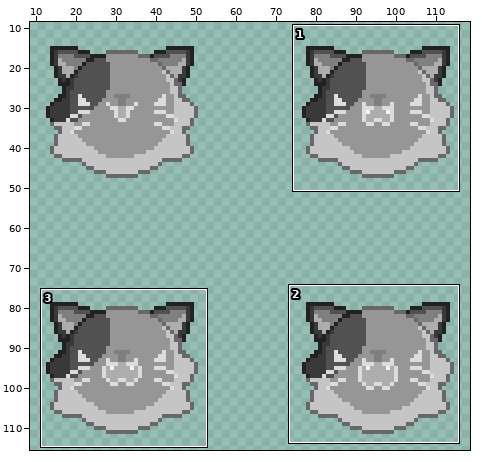
A sprite sheet gets an edit: assets/anim/cat_attack.png. Above, an overview of the earlier version with the close-up marked.
Close-up. First the earlier version:
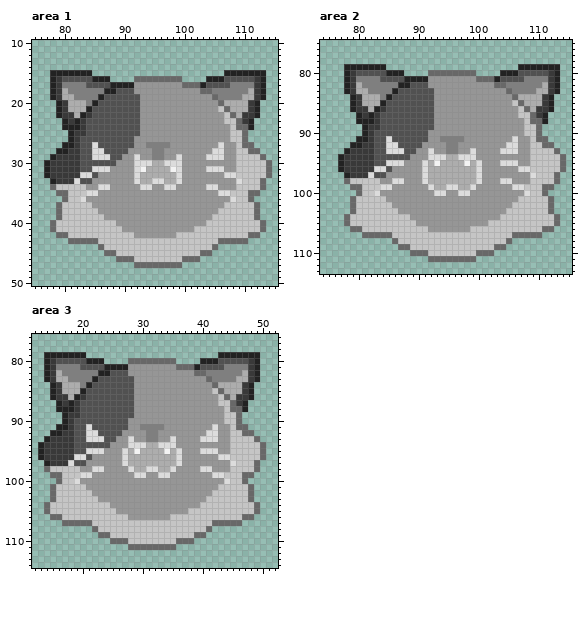
The file is 128x128 pixels. Shown: area 1: x 75..115, y 10..50; area 2: x 74..115, y 75..113; area 3: x 12..52, y 76..114. The wide view leaves out empty margins.
The result:
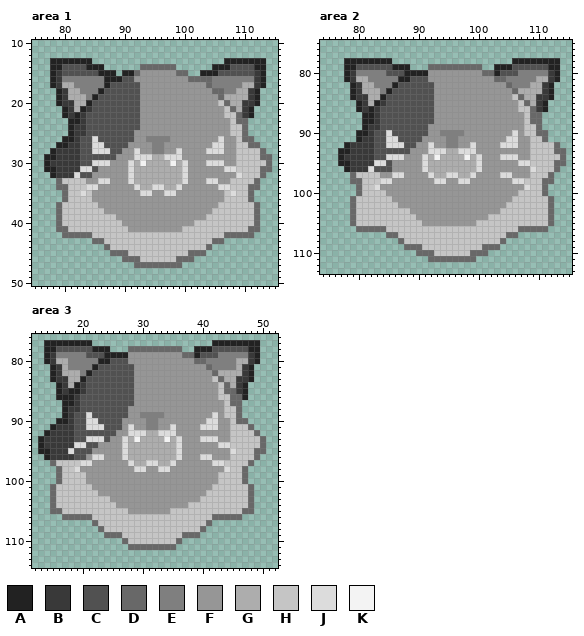
Palette (. is transparent): A #222222  B #393939  C #515151  D #686868  E #7f7f7f  F #969696  G #adadad  H #c5c5c5  J #dcdcdc  K #f3f3f3
What changed:
Area 1:
y 13: x 78..84 ....... -> AAAAAAA; x 107..113 ....... -> AAAAAAA
y 14: x 78..86 ......... -> AACCCCAAA; x 93..98 ...... -> DDDDDD; x 105..113 ......... -> AAACCCCAA
y 15: x 79..88 AAAAAA.... -> BCCCCCCAAA; x 90..100 ........... -> AADFFFFFFDD; x 103..112 ....AAAAAA -> AAACCCCCCB
y 16: x 80..86 CCCCCAA -> EEEEEEE; x 88..111 ....DDDDDDDD....AAACCCCC -> AACCFFFFFFFFFDDDDEEEEEEE
y 17: x 80..81 EE -> GG; x 84..92 CCCCAAAAF -> EEEACCCCC; x 100..107 DDDACCCC -> FFFFDEEE; x 110..111 EE -> GG
y 18: x 78..82 ABGEE -> .ABGG; x 86..88 EAA -> ACC; x 92 F -> C; x 103..106 DDEE -> FFDD; x 109..113 EEGBA -> GGBA.
y 19: x 78..80 ABG -> .AB; x 82..83 EE -> GG; x 85..86 EA -> AC; x 105..109 DEEEE -> FDGGG; x 111..113 GBA -> BA.
y 20: x 81 G -> B; x 84..85 EA -> AC; x 106..107 DG -> HD; x 110 G -> B
y 21: x 79..81 ABG -> .AB; x 83..84 GA -> AB; x 106..108 HDG -> FHD; x 110..112 GBA -> BA.
y 22: x 79..80 AB -> .A; x 82..84 GAB -> ABC; x 108..109 DG -> HD; x 111..112 BA -> A.
y 23: x 80..81 AB -> .A; x 107 H -> F; x 110..111 BA -> D.
y 24: x 80 A -> .; x 82 A -> B; x 109 D -> H; x 111 A -> .
y 25: x 92 C -> F
y 26: x 80 . -> A; x 85 C -> J; x 94..97 FFFF -> EEEE; x 106 F -> J; x 108 H -> F; x 111 . -> D
y 27: x 79 . -> A; x 81 A -> B; x 86 C -> J; x 91 C -> F; x 94 E -> F; x 97 E -> F; x 105 F -> J; x 110 D -> H; x 112 . -> D
y 28: x 78..80 .AA -> ABB; x 87 C -> J; x 90 C -> F; x 92 F -> J; x 99 F -> J; x 104 F -> J; x 111..113 DD. -> HHD
y 29: x 77 . -> A; x 85..87 JJJ -> CCC; x 89 C -> F; x 93..98 FFEEFF -> JJGGJJ; x 104..106 JJJ -> FFF; x 114 . -> D
y 30: x 85..88 CCCC -> JJJF; x 91..94 FJJJ -> JGKG; x 97..100 JJJF -> GKGJ; x 104..106 FFF -> JJJ
y 31: x 78 B -> A; x 83..87 CCJJJ -> JJCFF; x 91..93 FJK -> JGG; x 98..100 KJF -> GGJ; x 104..108 JJJFF -> FFFJJ; x 113 H -> D
y 32: x 77..78 AB -> .A; x 82..85 BJJC -> JCCF; x 91..92 FJ -> JG; x 99..100 JF -> GJ; x 107..109 JJH -> FFJ; x 113..114 HD -> D.
y 33: x 78..84 ABBBJCC -> .DHHHHF; x 86..87 FF -> JJ; x 91..92 FJ -> JG; x 95..96 JJ -> GG; x 99..100 JF -> GJ; x 104..105 FF -> JJ; x 108..109 FJ -> HH; x 112..113 HD -> D.
y 34: x 78..80 DHH -> .DD; x 84..87 FFJJ -> JJFF; x 92..99 FJJFFJJF -> JGGJJGGJ; x 104..108 JJFFF -> FFJJH; x 111..113 HHD -> DD.
y 35: x 79 D -> .; x 83..85 HJJ -> JHF; x 93..94 FF -> JJ; x 97..98 FF -> JJ; x 106..108 JJH -> FHJ; x 112 D -> .
y 36: x 83..84 JF -> HH; x 107..108 FJ -> HH
y 37: x 85 F -> H; x 106 F -> H
y 38: x 86 F -> H; x 105 F -> H
y 39: x 87..88 FF -> HH; x 104 F -> H
y 40: x 78..79 DH -> .D; x 89 F -> H; x 102..103 FF -> HH; x 112..113 HD -> D.
y 41: x 78..80 DHH -> .DD; x 90 F -> H; x 100..101 FF -> HH; x 111..113 HHD -> DD.
y 42: x 79 D -> .; x 81..84 HHHH -> DDDD; x 92..98 FFFFFFF -> HHHHHHH; x 107..110 HHHH -> DDDD; x 112 D -> .
y 43: x 81..84 DDDD -> ....; x 86 H -> D; x 105 H -> D; x 107..110 DDDD -> ....
y 44: x 86..87 DH -> .D; x 104..105 HD -> D.
y 45: x 87 D -> .; x 89..90 HH -> DD; x 101..102 HH -> DD; x 104 D -> .
y 46: x 89 D -> .; x 92 H -> D; x 99 H -> D; x 102 D -> .
Area 2:
y 78: x 78..85 ........ -> AAAAAAAA; x 106..113 ........ -> AAAAAAAA
y 79: x 80..88 AAAAA.... -> CCCCCCAAA; x 92..100 ......... -> DDDDDDDDD; x 103..111 ....AAAAA -> AAACCCCCC
y 80: x 80..111 CCCCCAAA....DDDDDDDD....AAACCCCC -> EEEEECCCAAAAFFFFFFFFFDDACCCEEEEE
y 81: x 80..81 EE -> GG; x 84..87 CCCC -> EEEA; x 89..91 AAA -> CCC; x 100..107 DDDACCCC -> FFFDDEEE; x 110..111 EE -> GG
y 82: x 78..82 ABGEE -> .ABGG; x 86..88 EAA -> ACC; x 92 F -> C; x 103..105 DDE -> FFD; x 109..113 EEGBA -> GGBA.
y 83: x 78..80 ABG -> .AB; x 82..83 EE -> GG; x 85..86 EA -> AC; x 105..109 DEEEE -> FDGGG; x 111..113 GBA -> BA.
y 84: x 81 G -> B; x 84..85 EA -> AC; x 106..107 DG -> HD; x 110 G -> B
y 85: x 79..81 ABG -> .AB; x 83..84 GA -> AB; x 106..108 HDG -> FHD; x 110..112 GBA -> BA.
y 86: x 79..80 AB -> .A; x 82..84 GAB -> ABC; x 108..109 DG -> HD; x 111..112 BA -> A.
y 87: x 80..81 AB -> .A; x 107 H -> F; x 110..111 BA -> D.
y 88: x 80 A -> .; x 111 A -> .
y 89: x 92 C -> F
y 90: x 80 . -> A; x 85 C -> J; x 94..97 FFFF -> EEEE; x 106 F -> J; x 111 . -> D
y 91: x 81 A -> B; x 86 C -> J; x 91 C -> F; x 94 E -> F; x 97 E -> F; x 105 F -> J; x 110 D -> H
y 92: x 78..80 .AA -> ABB; x 87 C -> J; x 90 C -> F; x 92 F -> J; x 99 F -> J; x 104 F -> J; x 111..113 DD. -> HHD
y 93: x 77 . -> A; x 85..87 JJJ -> CCC; x 89 C -> F; x 93..98 FFEEFF -> JJGGJJ; x 104..106 JJJ -> FFF; x 114 . -> D
y 94: x 85..88 CCCC -> JJJF; x 91..94 FJJJ -> JGKG; x 97..100 JJJF -> GKGJ; x 104..106 FFF -> JJJ
y 95: x 78 B -> A; x 83..87 CCJJJ -> JJCFF; x 93 K -> G; x 98 K -> G; x 104..108 JJJFF -> FFFJJ; x 113 H -> D
y 96: x 77..78 AB -> .A; x 82..84 BJJ -> JCC; x 107..109 JJH -> FFJ; x 113..114 HD -> D.
y 97: x 78..84 ABBBJCC -> .DHHHHF; x 86..87 FF -> JJ; x 91..92 JG -> FJ; x 95..96 GG -> JJ; x 99..100 GJ -> JF; x 104..105 FF -> JJ; x 109 J -> H; x 112..113 HD -> D.
y 98: x 78..80 DHH -> .DD; x 84..87 FFJJ -> JJFF; x 91..100 JGGGGGGGGJ -> FFJJFFJJFF; x 104..108 JJFFF -> FFJJH; x 111..113 HHD -> DD.
y 99: x 79 D -> .; x 83..85 HJJ -> JFF; x 92..99 JGGJJGGJ -> FFFFFFFF; x 106..108 JJH -> FFJ; x 112 D -> .
y 100: x 83..84 JF -> HH; x 93..94 JJ -> FF; x 97..98 JJ -> FF; x 107..108 FJ -> HH
y 101: x 85 F -> H; x 106 F -> H
y 102: x 86 F -> H; x 105 F -> H
y 103: x 87..88 FF -> HH; x 104 F -> H
y 104: x 78..79 DH -> .D; x 89 F -> H; x 102..103 FF -> HH; x 112..113 HD -> D.
y 105: x 78..79 DH -> .D; x 90 F -> H; x 100..101 FF -> HH; x 112..113 HD -> D.
y 106: x 79 D -> .; x 81..84 HHHH -> DDDD; x 92..98 FFFFFFF -> HHHHHHH; x 107..110 HHHH -> DDDD; x 112 D -> .
y 107: x 81..84 DDDD -> ....; x 86 H -> D; x 105 H -> D; x 107..110 DDDD -> ....
y 108: x 86..87 DH -> .D; x 104..105 HD -> D.
y 109: x 87 D -> .; x 89..90 HH -> DD; x 101..102 HH -> DD; x 104 D -> .
y 110: x 89 D -> .; x 92 H -> D; x 99 H -> D; x 102 D -> .
Area 3:
y 77: x 14..21 ........ -> AAAAAAAA; x 42..49 ........ -> AAAAAAAA
y 78: x 14..24 ........... -> AACCCCCCAAA; x 28..36 ......... -> DDDDDDDDD; x 39..49 ........... -> AAACCCCCCAA
y 79: x 15..48 AAAAAA......................AAAAAA -> BEEEEECCCAAAAFFFFFFFFFDDACCCEEEEEB
y 80: x 16..22 CCCCCAA -> GGEEEEE; x 24..47 ....DDDDDDDD....AAACCCCC -> ACCCFFFFFFFFFFFDDEEEEEGG
y 81: x 14..17 ABEE -> .ABG; x 20..22 CCC -> EEA; x 24..28 AAAAF -> CCCCC; x 36..43 DDDACCCC -> FFFFFDEE; x 46..49 EEBA -> GBA.
y 82: x 14..19 ABGEEE -> .ABGGG; x 21..24 EEAA -> ACCC; x 28 F -> C; x 39..49 DDEEEEEEGBA -> FFFDGGGGBA.
y 83: x 14..22 ABGGEEEEA -> .ABBGGACC; x 41..49 DEEEEGGBA -> FHDGGBBA.
y 84: x 15..17 ABG -> .AB; x 19..21 GEA -> ABC; x 42..44 DGG -> FHD; x 46..48 GBA -> BA.
y 85: x 15..20 ABGGGA -> .ABAAB; x 42..48 HDGGGBA -> FHDDBA.
y 86: x 15..20 ABBGAB -> .AAABC; x 44..48 DGBBA -> HDDA.
y 87: x 16..17 AB -> .A; x 43 H -> F; x 46..47 BA -> D.
y 88: x 16 A -> .; x 18 A -> B; x 28 C -> F; x 45 D -> H; x 47 A -> .
y 89: x 19 B -> C; x 21 C -> J; x 28 C -> F; x 30..33 FFFF -> EEEE; x 42 F -> J
y 90: x 16 . -> A; x 21..22 CC -> JJ; x 27 C -> F; x 31..32 FF -> EE; x 41..42 FF -> JJ; x 44 H -> F; x 47 . -> D
y 91: x 15..17 .AA -> ABB; x 22..23 CC -> JJ; x 27..28 CF -> FJ; x 30 E -> F; x 33 E -> F; x 35 F -> J; x 40..41 FF -> JJ; x 46..48 DD. -> HHD
y 92: x 14..16 .AA -> ABB; x 21..22 JJ -> CC; x 26 C -> F; x 28..35 FFFEEFFF -> JJJGGJJJ; x 41..42 JJ -> FF; x 47..49 DD. -> HHD
y 93: x 13..14 .A -> AB; x 25 C -> F; x 27..36 FJFFEEFFJF -> JGKGGGGKGJ; x 49..50 D. -> HD
y 94: x 19..20 CC -> JJ; x 23..24 CC -> FF; x 27..30 FJJJ -> JGGG; x 33..36 JJJF -> GGGJ; x 43..44 FF -> JJ
y 95: x 14 B -> A; x 18 B -> J; x 21..23 JJJ -> CFF; x 29 K -> G; x 34 K -> G; x 40..42 JJJ -> FFF; x 45 H -> J; x 49 H -> D
y 96: x 13..14 AB -> .A; x 19..23 JJCFF -> CCFJJ; x 40..41 FF -> JJ; x 43..44 JJ -> FF; x 49..50 HD -> D.
y 97: x 14..21 ABBBJCCF -> .DHHHHJJ; x 27..28 JG -> FJ; x 31..32 GG -> JJ; x 35..36 GJ -> JF; x 42..45 FFFJ -> JJHH; x 48..49 HD -> D.
y 98: x 14..16 DHH -> ..D; x 19 H -> J; x 22..23 JJ -> FF; x 28..35 JGGJJGGJ -> FJJFFJJF; x 40..41 JJ -> FF; x 44 F -> J; x 47..49 HHD -> D..
y 99: x 15 D -> .; x 20..21 JJ -> HF; x 29..30 JJ -> FF; x 33..34 JJ -> FF; x 42..43 JJ -> FH; x 48 D -> .
y 100: x 19..20 JF -> HH; x 43..44 FJ -> HH
y 101: x 21 F -> H; x 42 F -> H
y 102: x 22 F -> H; x 41 F -> H
y 103: x 23..24 FF -> HH; x 40 F -> H
y 104: x 14..15 DH -> .D; x 25 F -> H; x 38..39 FF -> HH; x 48..49 HD -> D.
y 105: x 14..16 DHH -> .DD; x 26..27 FF -> HH; x 35..37 FFF -> HHH; x 47..49 HHD -> DD.
y 106: x 15..21 DDHHHHH -> ..DDDDD; x 28..34 FFFFFFF -> HHHHHHH; x 42..48 HHHHHDD -> DDDDD..
y 107: x 17..22 DDDDDH -> .....D; x 41..46 HDDDDD -> D.....
y 108: x 22..23 DH -> .D; x 40..41 HD -> D.
y 109: x 23 D -> .; x 25..26 HH -> DD; x 37..38 HH -> DD; x 40 D -> .
y 110: x 25..26 DD -> ..; x 37..38 DD -> ..
Boxes around the changes in both close-ups, in picture pixels (x1, y1, x2, y2):
changed: (44, 58, 272, 262)
changed: (338, 58, 566, 256)
changed: (38, 340, 266, 544)
